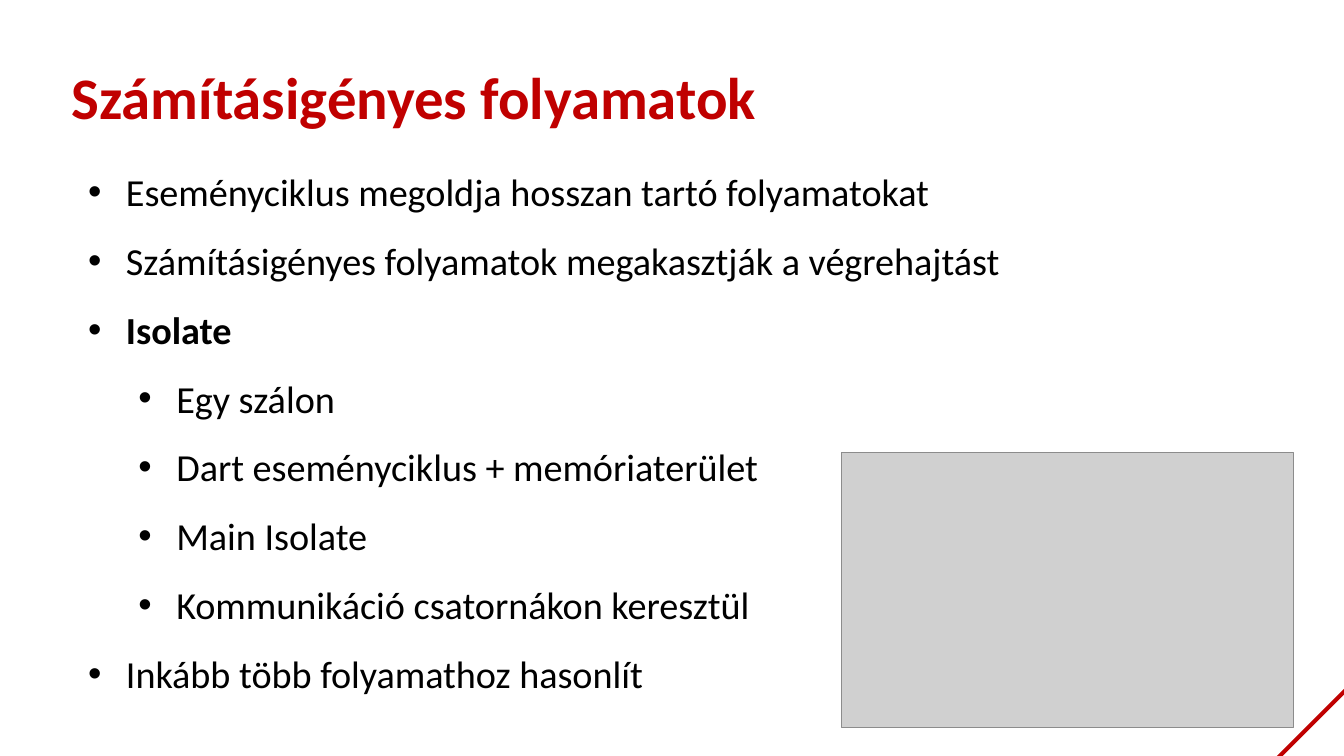
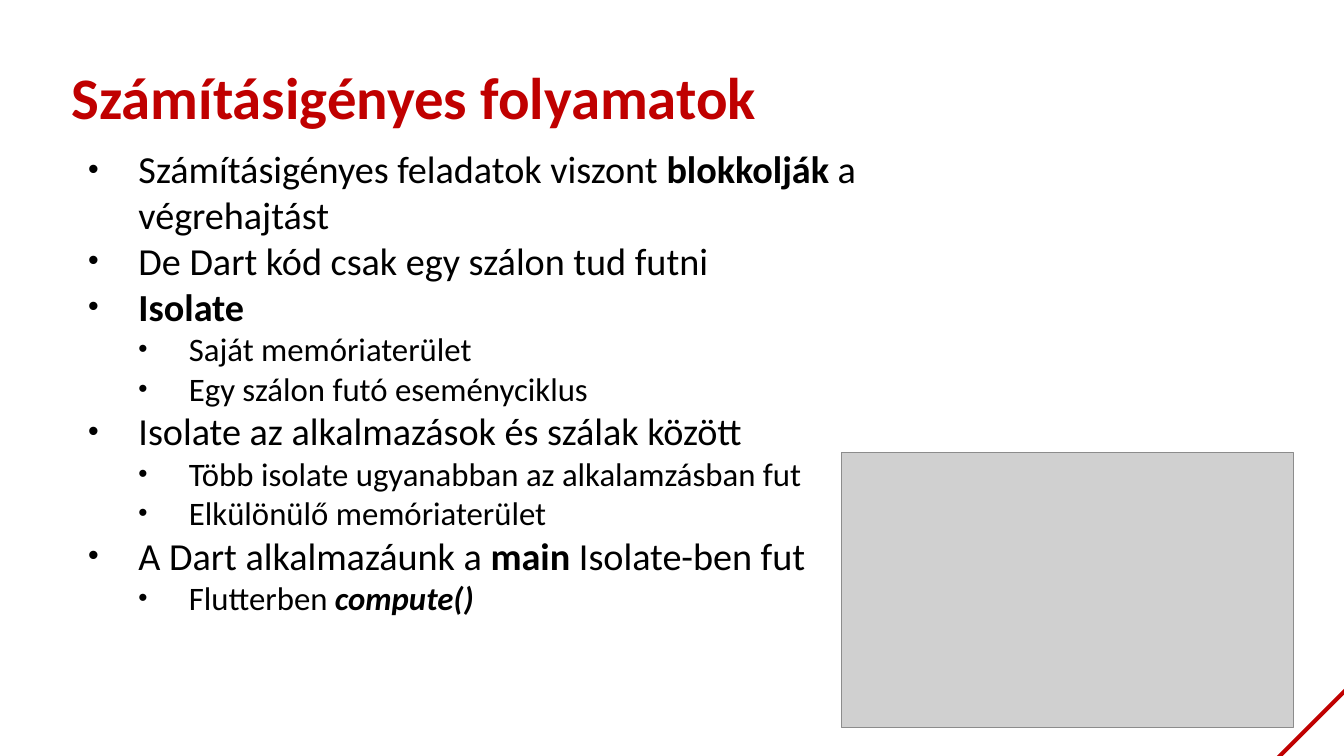
Before and after one commit to bmeaut/VIAUAV45, a slide deck: slide 6 of extras/lecture_05_2021.pptx (slide 5 before the commit). Drawn at 1344x756 pixels with LibreOffice and Linux fonts; fonts in the diff are those of the drawing; grey boxes stand for pictures; background and template pictures are left out. Boxes give left, top, right and bottom in pixels: in the first picture for what was removed or moved away, otherwise in the second. Text is boxed around its words. In the diff, an @@ line names an element or a change of style, - is before the commit and + after.

Commit message:
Update presentation

```diff
--- a/extras/lecture_05_2021.pptx
+++ b/extras/lecture_05_2021.pptx
@@ text at [138, 156, 856, 282]: text changed @@
-• Eseményciklus megoldja hosszan tartó folyamatokat
-• Számításigényes folyamatok megakasztják a végrehajtást
+• Számításigényes feladatok viszont blokkolják a végrehajtást
+• De Dart kód csak egy szálon tud futni
@@ text at [138, 294, 244, 322]: indent changed; line spacing 1.5 to 1 @@
@@ text at [138, 338, 805, 615]: text changed; size 27.3 to 23.4 pt @@
-  • Egy szálon
-  • Dart eseményciklus + memóriaterület
-  • Main Isolate
-  • Kommunikáció csatornákon keresztül
-• Inkább több folyamathoz hasonlít
+  • Saját memóriaterület
+  • Egy szálon futó eseményciklus
+• Isolate az alkalmazások és szálak között
+  • Több isolate ugyanabban az alkalamzásban fut
+  • Elkülönülő memóriaterület
+• A Dart alkalmazáunk a main Isolate-ben fut
+  • Flutterben compute()
```
Also in this commit, not shown: 6 other slides changed, 31 slides added, 7 slides removed.
